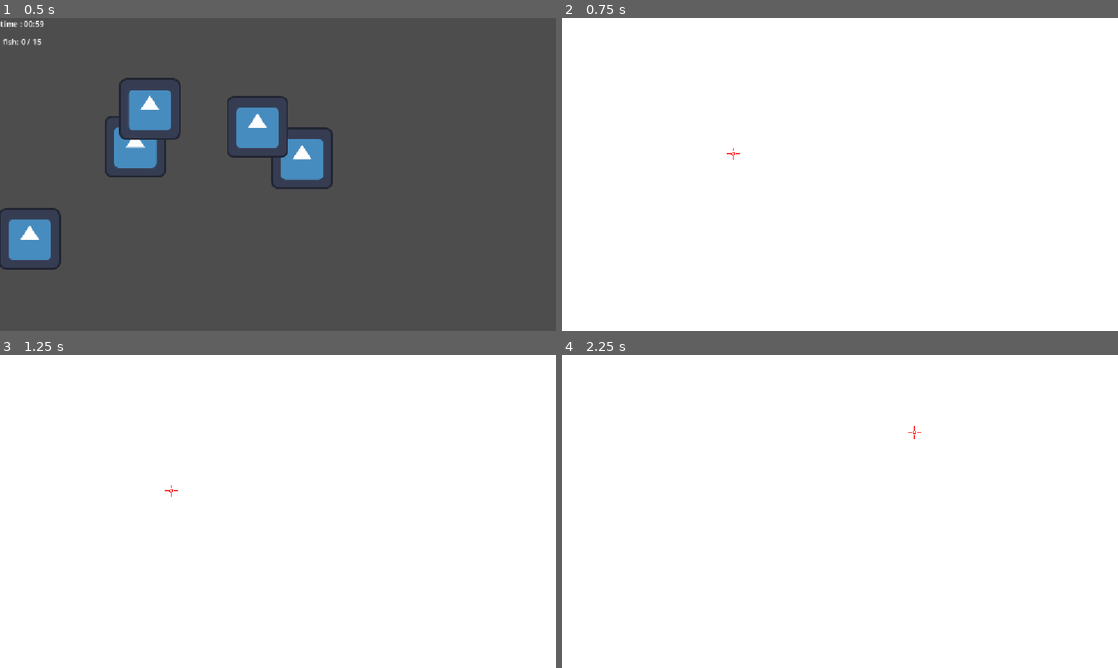
Above: before the commit, frames 1-4 (two rows, left to right).
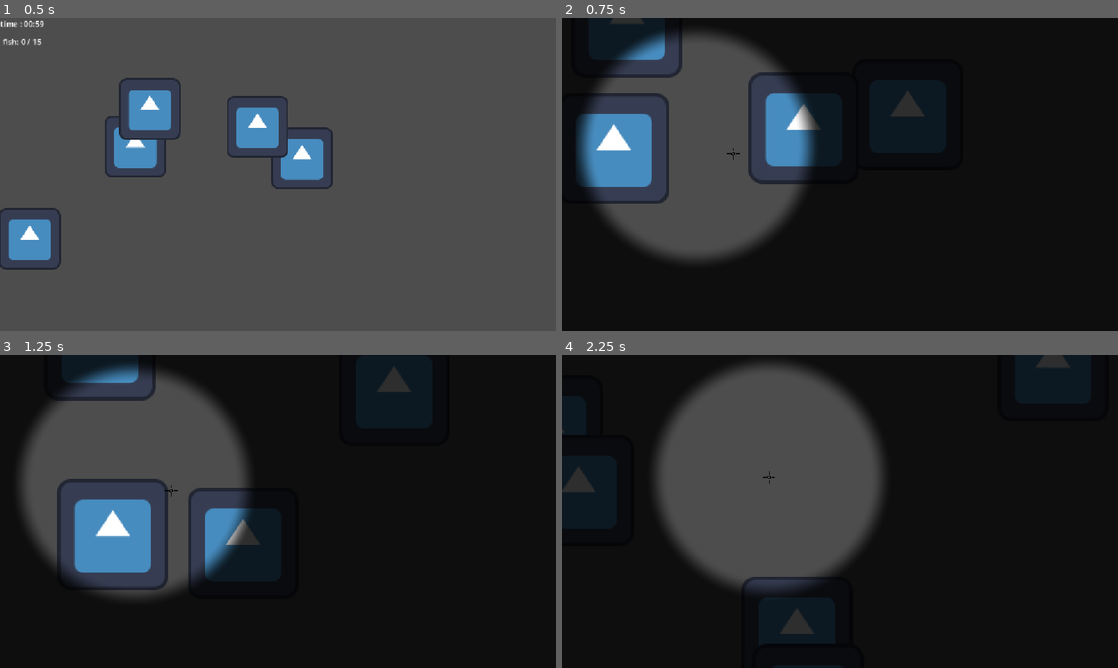
Above: after the commit, the same moments.

Repository: KOZU19/GoPu-Iwak-Story
Game: Godot game, scene res://Scene/new_main.tscn
The game is run twice, just before and just after one commit, with the same random seed, the same clock (stepped at 60 frames per second) and the same inputs. The project has no main scene, so this scene is started directly. The engine's default icon, where the game draws it, is replaced by a stand-in: a white triangle on a blue panel in a dark square.
Inputs (mouse positions are in pixels of both pictures, inside the frame that each line leads up to):
- Up to frame 1 (0.5 s): no input
- Up to frame 2 (0.75 s): tap Enter at 0.5 s; move the mouse to (695, 146) at 0.52 s; tap Q at 0.6 s; click (695, 146) at 0.67 s
- Up to frame 3 (1.25 s): no input
- Up to frame 4 (2.25 s): move the mouse to (951, 392) at 1.27 s; tap Q at 1.35, 2.1 s; click (951, 392) at 1.42 s; move the mouse to (767, 477) at 2.02 s; click (767, 477) at 2.17 s

Frame 1 is identical in both runs. In frame 2, 100% of the frame differs, in the area x 0-100%, y 0-100%; in frame 3, 100%; in frame 4, 100%.

Commit message:
fixed shooter shader material

Diff:
--- a/Scene/aim_over_lay.gd
+++ b/Scene/aim_over_lay.gd
@@ -1,9 +1,11 @@
 extends Control
-const SCOPE_RADIUS_RATIO := 0.36
-const OUTSIDE_DARKNESS := 0.82
+const SCOPE_RADIUS_RATIO : float= 0.36
+const OUTSIDE_DARKNESS :float= 0.82
 var aim_screen_position := Vector2.ZERO
+var target_aim_position:  Vector2 = Vector2.ZERO
+const AIM_SMOOTHNESS: float = 0.14
 var dimmer: ColorRect
-
+var shader_material : ShaderMaterial
 # Called when the node enters the scene tree for the first time.
 func _ready() -> void:
 	set_anchors_and_offsets_preset(Control.PRESET_FULL_RECT)
@@ -12,30 +14,18 @@
 	dimmer.name = "Dimmer"
 	dimmer.set_anchors_and_offsets_preset(Control.PRESET_FULL_RECT)
 	dimmer.mouse_filter = Control.MOUSE_FILTER_IGNORE
-	var shader := Shader.new()
-	shader.code = """
-shader_type canvas_item;
-uniform vec2 viewport_size = vec2(1152.0, 648.0);
-uniform float scope_radius = 0.36;
-uniform float darkness = 0.82;
-void fragment(){
-	vec2 p = (UV - vec2(0.5))* viewport_size / min(viewport_size.x / viewport_size.y);
-	float dist = length(p);
-	if (dist > scope_radius) {
-		COLOR = vec4(0.0, 0.0, 0.0, darkness);
-	} else{
-		COLOR = vec4(0.0);
-	}
-}
-"""
-	var shader_material := ShaderMaterial.new()
+	dimmer.color = Color.WHITE
+	var shader :=preload("res://Scene/scope_shader.gdshader")
+	shader_material = ShaderMaterial.new()
+	dimmer.material = shader_material
 	shader_material.shader = shader
 	shader_material.set_shader_parameter("scope_radius", SCOPE_RADIUS_RATIO)
 	shader_material.set_shader_parameter("darkness", OUTSIDE_DARKNESS)
 	dimmer.material = shader_material
 	add_child(dimmer)
 	dimmer.show_behind_parent = true
-	aim_screen_position = get_viewport_rect().size / 2.0
+	var viewport_size :=  get_viewport_rect().size
+	aim_screen_position = viewport_size / 2.0
 	visible= false
 # Called every frame. 'delta' is the elapsed time since the previous frame.
 func _process(delta: float) -> void:
@@ -48,19 +38,23 @@
 		viewport_size.x, viewport_size.y
 	) * SCOPE_RADIUS_RATIO
 	var mouse_pos := get_viewport().get_mouse_position()
+	shader_material.set_shader_parameter("scope_position",
+	mouse_pos / get_viewport_rect().size)
 	var offset := mouse_pos - center
 
 	if offset.length()>radius - 8.0:
 		offset = offset.normalized() * (radius - 8.0)
-		aim_screen_position = center + offset
-		queue_redraw()
+	target_aim_position = center + offset
+
+	aim_screen_position = target_aim_position
+
+	queue_redraw()
 
 func _draw() -> void:
-	if not visible:
-		return
+	#if not visible:
+		#return
 	var p := aim_screen_position
-	var center := size / 2.0
-	var radius :float= min(size.x, size.y) * SCOPE_RADIUS_RATIO
+
 
 	var cross_color := Color(1.0, 0.2, 0.2, 1.0)
 	var gap :float= 5.0
--- a/Scene/new_main.tscn
+++ b/Scene/new_main.tscn
@@ -3,6 +3,15 @@
 [ext_resource type="Script" uid="uid://bt7chgd7sg2c1" path="res://Script/main.gd" id="1_l5yta"]
 [ext_resource type="PackedScene" uid="uid://daprus0iys050" path="res://Scene/fish.tscn" id="2_mb27m"]
 [ext_resource type="Script" uid="uid://dffp0fqpbqtdn" path="res://Scene/aim_over_lay.gd" id="3_3l07l"]
+[ext_resource type="Shader" uid="uid://7ia5qkyu3i50" path="res://Scene/scope_shader.gdshader" id="3_mb27m"]
+
+[sub_resource type="ShaderMaterial" id="ShaderMaterial_l5yta"]
+shader = ExtResource("3_mb27m")
+shader_parameter/viewport_size = Vector2(1152, 648)
+shader_parameter/scope_radius = 0.36
+shader_parameter/darkness = 0.82
+shader_parameter/blur_width = 24.0
+shader_parameter/scope_position = Vector2(0.5, 0.5)
 
 [node name="Node2D" type="Node2D" unique_id=806502427]
 script = ExtResource("1_l5yta")
@@ -36,6 +45,7 @@
 [node name="CanvasLayer" type="CanvasLayer" parent="." unique_id=1344093734]
 
 [node name="AimOverLay" type="Control" parent="CanvasLayer" unique_id=653626693]
+material = SubResource("ShaderMaterial_l5yta")
 layout_mode = 3
 anchors_preset = 0
 offset_right = 40.0
--- /dev/null
+++ b/Scene/scope_shader.gdshader
@@ -0,0 +1,20 @@
+shader_type canvas_item;
+render_mode unshaded;
+
+uniform vec2 viewport_size = vec2(1152.0, 648.0);
+uniform float scope_radius = 0.36;
+uniform float darkness = 0.82;
+uniform float blur_width =24.0;
+uniform vec2 scope_position = vec2(0.5, 0.5);
+void fragment(){
+	vec2 centered = (UV - scope_position)*viewport_size;
+	float dist = length(centered);
+	float radius = min(viewport_size.x, viewport_size.y) *scope_radius;
+	float edge = smoothstep(radius - blur_width, radius + blur_width, dist);
+	COLOR = vec4(0.0, 0.0, 0.0,edge* darkness);
+	//if (dist > scope_radius) {
+		//COLOR = vec4(0.0, 0.0, 0.0, darkness);
+	//} else{
+		//COLOR = vec4(0.0, 0.0, 0.0, 0.0);
+	//}
+}
--- a/Script/fish.gd
+++ b/Script/fish.gd
@@ -18,6 +18,6 @@
 		direction.y = abs(direction.y)
 	elif position.y > pond_rect.end.y:
 		direction.y = -abs(direction.y)
-func _input_event(viewport: Viewport, event: InputEvent, shape_idx: int) -> void:
+func catch_fish():
 	caught.emit()
 	queue_free()
--- /dev/null
+++ b/test.tscn
@@ -0,0 +1,17 @@
+[gd_scene format=3 uid="uid://bd7n8mgwquekk"]
+
+[ext_resource type="Shader" uid="uid://7ia5qkyu3i50" path="res://Scene/scope_shader.gdshader" id="1_37kl0"]
+
+[sub_resource type="ShaderMaterial" id="ShaderMaterial_mf4mk"]
+shader = ExtResource("1_37kl0")
+shader_parameter/viewport_size = Vector2(1152, 648)
+shader_parameter/scope_radius = 0.36
+shader_parameter/darkness = 0.82
+shader_parameter/blur_width = 24.0
+
+[node name="Node2D" type="Node2D" unique_id=858878525]
+
+[node name="ColorRect" type="ColorRect" parent="." unique_id=1088902747]
+material = SubResource("ShaderMaterial_mf4mk")
+offset_right = 1150.0
+offset_bottom = 675.0
Not shown, added: Scene/scope_shader.gdshader.uid
